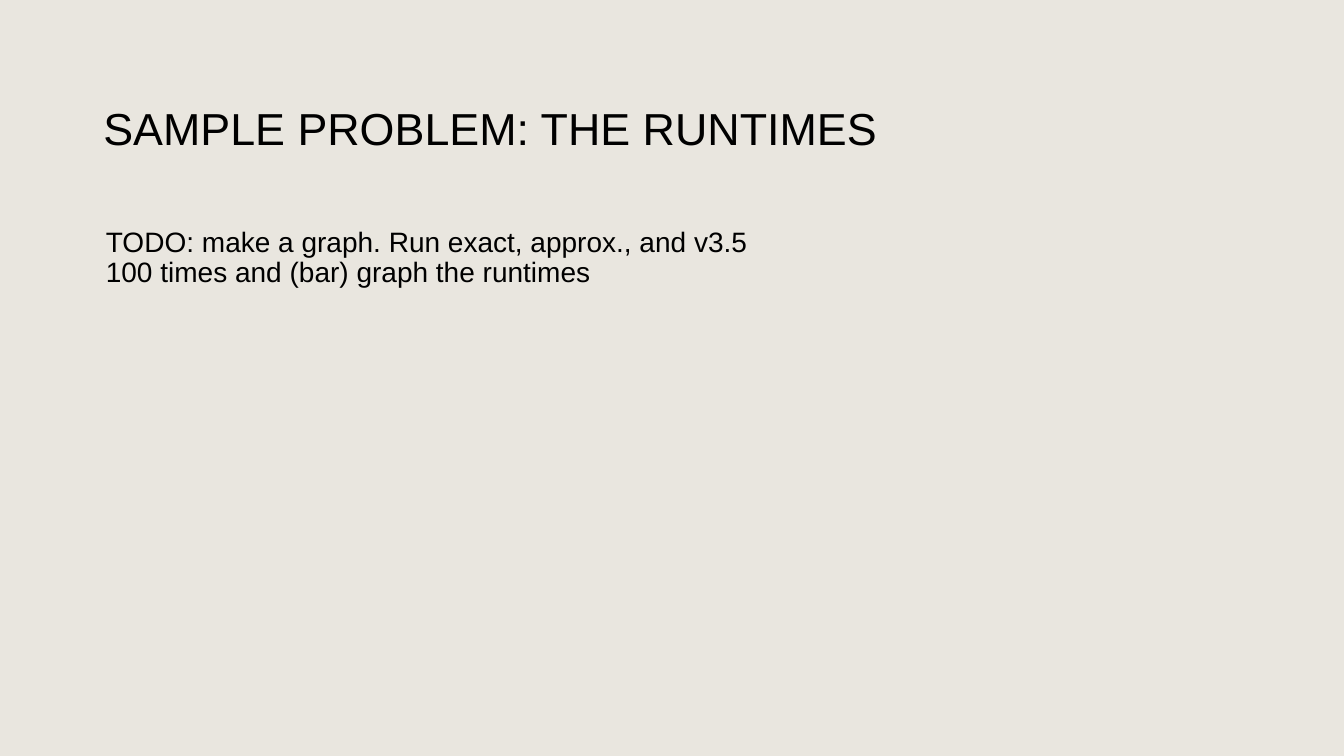
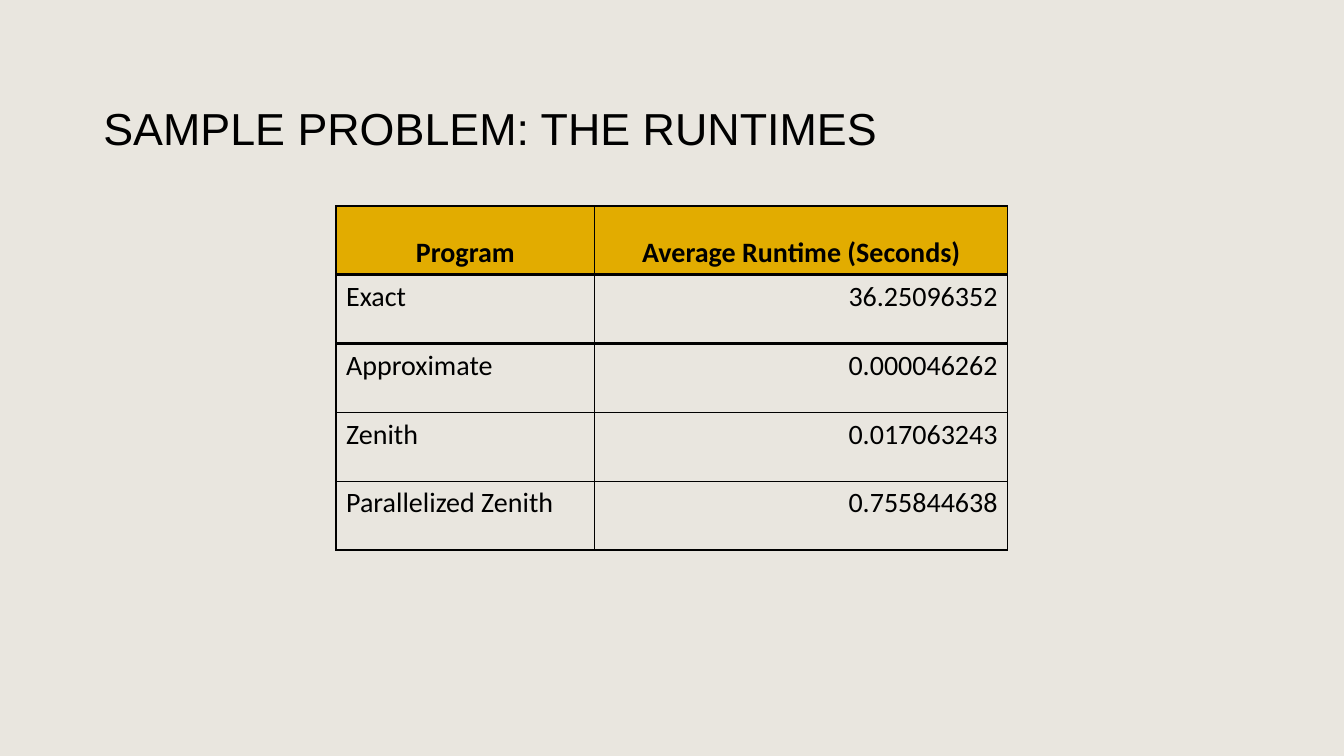
Before and after one commit to PictureOfGray/CS412-Team-NAME, a slide deck: slide 27 of presentations/TeamNAMETSP.pptx. Drawn at 1344x756 pixels with LibreOffice and Linux fonts; fonts in the diff are those of the drawing; background and template pictures are left out. Boxes give left, top, right and bottom in pixels: in the first picture for what was removed or moved away, otherwise in the second. Text is boxed around its words. In the diff, an @@ line names an element or a change of style, - is before the commit and + after.

```diff
--- a/presentations/TeamNAMETSP.pptx
+++ b/presentations/TeamNAMETSP.pptx
@@ table added at (x1=336, y1=206, x2=1007, y2=549), 5 rows, 2 columns @@
+Program | Average Runtime (Seconds)
+Exact | 36.25096352
+Approximate | 0.000046262
+Zenith | 0.017063243
+Parallelized Zenith | 0.755844638
@@ text removed at (x1=106, y1=231, x2=747, y2=287) @@
-TODO: make a graph. Run exact, approx., and v3.5 100 times and (bar) graph the runtimes
```
Also in this commit, not shown: 2 other slides changed, 1 slide added, 1 slide removed, 2 other files.
